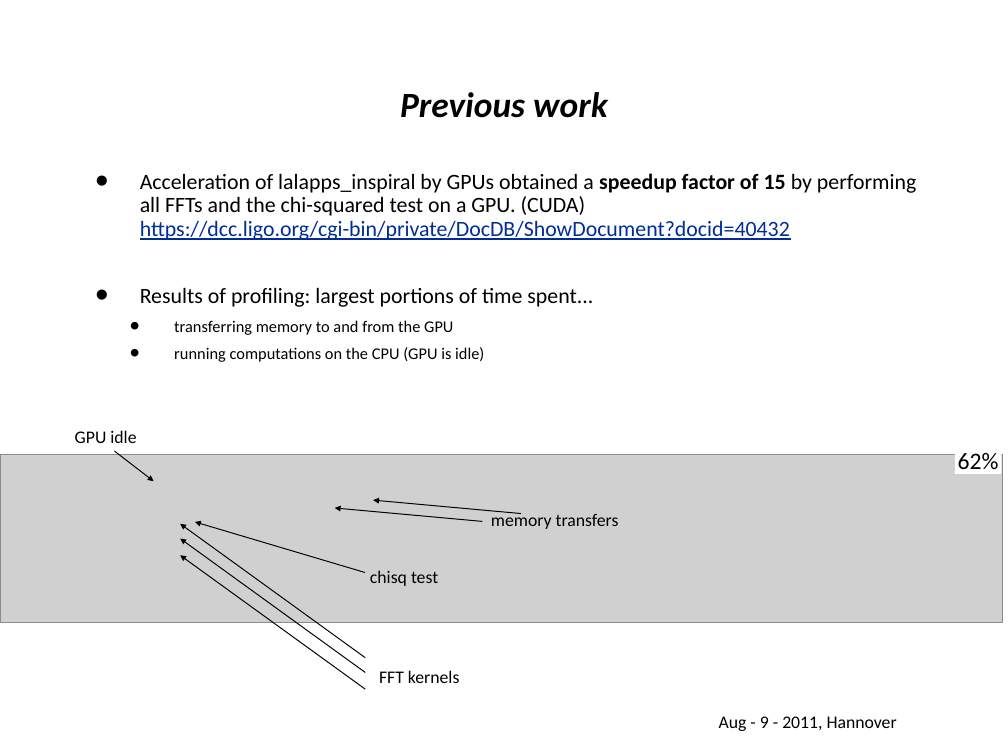
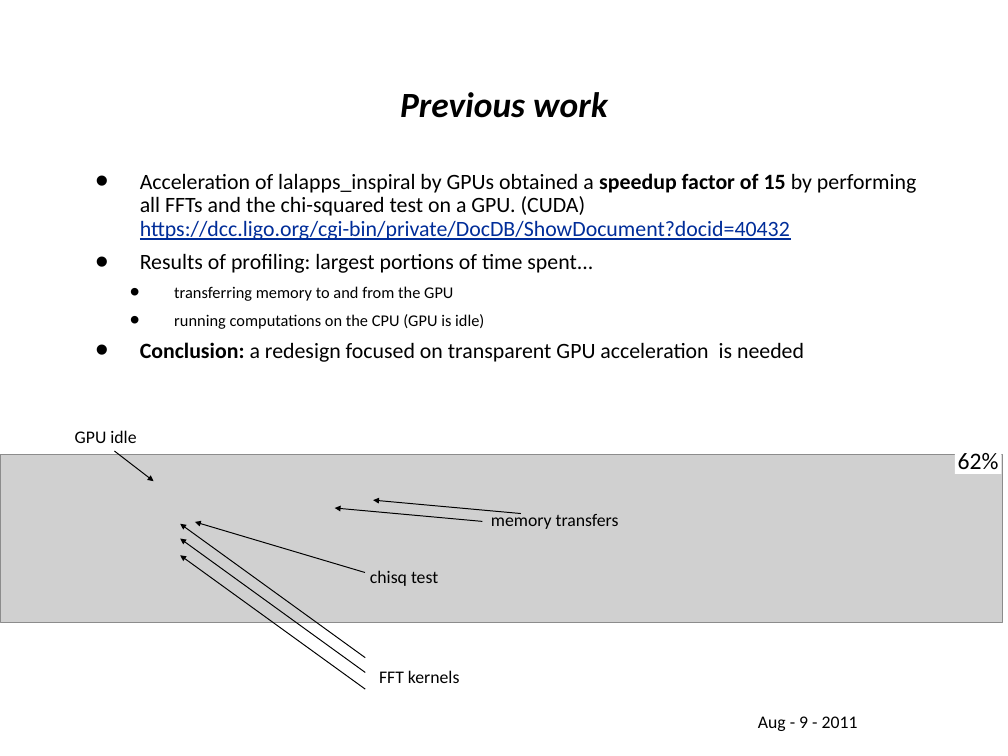
Before and after one commit to gwastro/pycbc, a slide deck: slide 2 of doc/Pycbc-Refactoring-GPU-inspiral.ppt. Drawn at 1008x756 pixels with LibreOffice and Linux fonts; fonts in the diff are those of the drawing; grey boxes stand for pictures; background and template pictures are left out. Boxes give left, top, right and bottom in pixels: in the first picture for what was removed or moved away, otherwise in the second. Text is boxed around its words. In the diff, an @@ line names an element or a change of style, - is before the commit and + after.

```diff
--- a/doc/Pycbc-Refactoring-GPU-inspiral.ppt
+++ b/doc/Pycbc-Refactoring-GPU-inspiral.ppt
@@ text at (140,342,804,362): paragraph added @@
+• Conclusion: a redesign focused on transparent GPU acceleration is needed
@@ text at (758,716,858,731): text changed @@
-Aug - 9 - 2011, Hannover
+Aug - 9 - 2011
```
Also in this commit, not shown: 10 other slides changed, 2 slides added, 4 slides removed, 2 other files.
